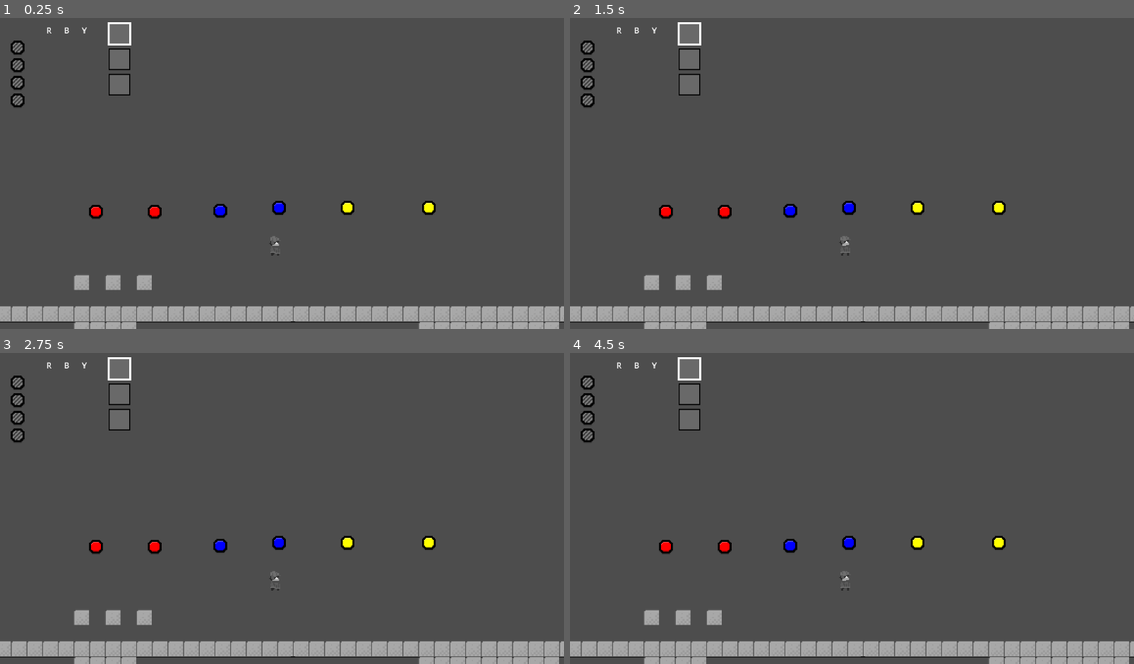
Above: before the commit, frames 1-4 (two rows, left to right).
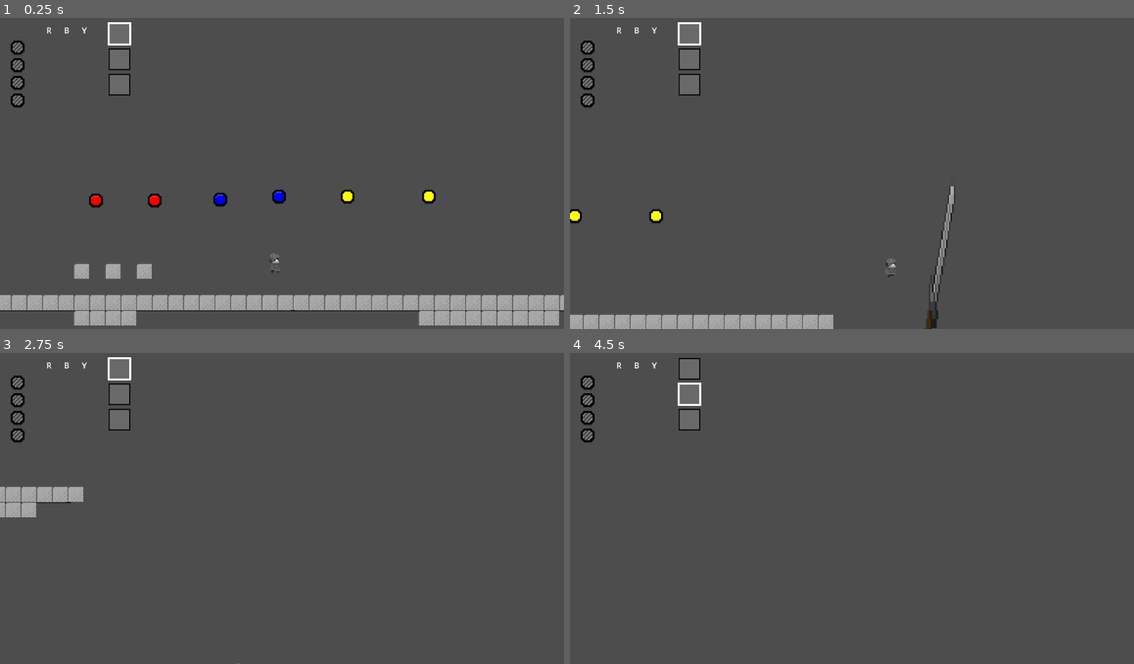
Above: after the commit, the same moments.

Repository: HimeWoo/untitled-paint-game
Game: Godot game, scene res://scenes/item_test.tscn
The game is run twice, just before and just after one commit, with the same random seed, the same clock (stepped at 60 frames per second) and the same inputs.
Inputs (mouse positions are in pixels of both pictures, inside the frame that each line leads up to):
- Up to frame 1 (0.25 s): no input
- Up to frame 2 (1.5 s): tap Enter (queue_confirm) at 0.5 s; move the mouse to (976, 154) at 0.52 s; hold D (move_right) from 0.53 s (still down); tap Shift (dash) at 0.6 s; click (976, 154) at 0.67 s; tap Space (jump) at 0.77 s; move the mouse to (739, 185) at 1.27 s; tap J (melee_attack) at 1.35 s
- Up to frame 3 (2.75 s): tap Space (jump) at 1.52 s; move the mouse to (338, 436) at 2.02 s; release D (move_right) at 2.03 s; hold A (move_left) from 2.03 s (still down); tap 2 (queue_blue) at 2.1 s
- Up to frame 4 (4.5 s): move the mouse to (823, 567) at 2.77 s; release A (move_left) at 2.78 s; hold D (move_right) 2.78-4.28 s; tap R (queue_clear) at 2.85 s; click (823, 567) at 2.92 s; tap Space (jump) at 3.02, 3.77 s; move the mouse to (1021, 552) at 3.52 s; tap Enter (queue_confirm) at 3.6 s; move the mouse to (682, 458) at 4.27 s; hold A (move_left) from 4.28 s (still down); tap E (queue_next) at 4.35 s

The runs differ from the first frame. In frame 1, 8.2% of the frame differs, in the area x 0-100%, y 55-100%; in frame 2, 7.0%; in frame 3, 7.5%; in frame 4, 6.7%.
Error before the commit: Parse Error: Identifier "selected_item" not declared in the current scope. (res://scripts/player.gd:152)

Commit message:
fix: merging all features in player.gd

Diff:
--- a/untitled-paint-game/scripts/player.gd
+++ b/untitled-paint-game/scripts/player.gd
@@ -44,7 +44,7 @@
 
 func _ready() -> void:
 	jumps_left = 1
-	inventory.select_index(0)
+	#inventory.select_index(0)
 
 # need to update this for new the paint queue controls
 #
@@ -132,9 +132,7 @@
 				velocity.y = launch
 				jumps_left = 1
 				print("EFFECT TRIGGERED: Launched with force ", launch)
-
 	# ----------------------------------------------------
-
 	var facing_left := Input.is_action_pressed("ui_left") or Input.is_key_pressed(KEY_A)
 	var facing_right := Input.is_action_pressed("ui_right") or Input.is_key_pressed(KEY_D)
 	var dir := int(facing_right) - int(facing_left)
@@ -144,16 +142,16 @@
 
 	# i think this section i commented out isn't necessary anymore
 
-	# var selected_item = queue.current_color()
+	#var selected_item = queue.current_color()
 
 	if Input.is_action_just_pressed("shoot") and can_shoot:
 		_shoot_projectile()
 
-	if selected_item != null:
-		var current_paint_color = PaintColor.Colors.find_key(selected_item)
-		if current_paint_color != last_paint_color:
-			# print("Switched to: ", current_paint_color) # Commented out to reduce console noise
-			last_paint_color = current_paint_color
+	#if selected_item != null:
+		#var current_paint_color = PaintColor.Colors.find_key(selected_item)
+		#if current_paint_color != last_paint_color:
+			## print("Switched to: ", current_paint_color) # Commented out to reduce console noise
+			#last_paint_color = current_paint_color
 
 	_update_animation()
 
